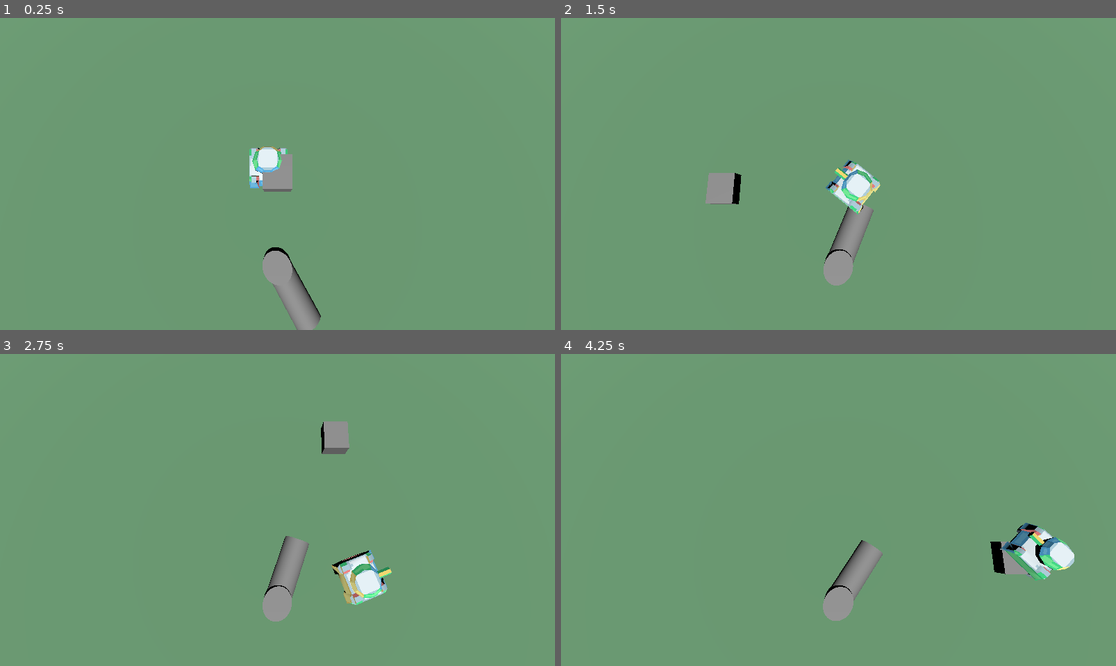
Above: before the commit, frames 1-4 (two rows, left to right).
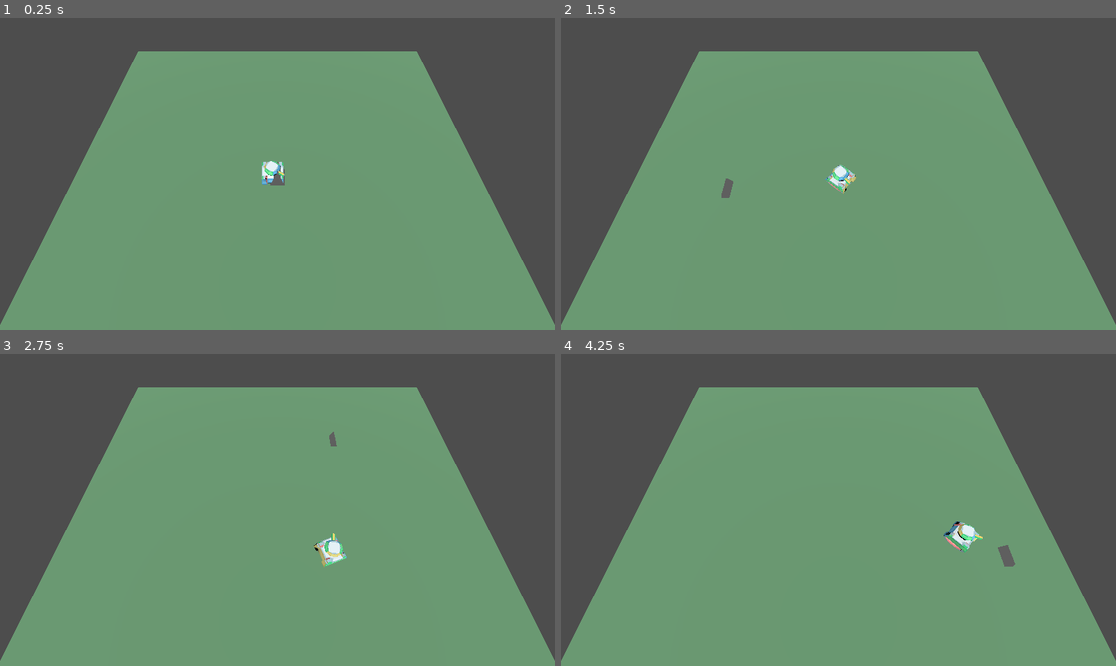
Above: after the commit, the same moments.

Repository: Skeleray/Tonks
Game: Godot game, scene res://MainTestScene.tscn
Two runs of this game, one before a commit and one after it. Both use one fixed random seed, a clock stepped at 60 frames per second and the inputs below.
Inputs (mouse positions are in pixels of both pictures, inside the frame that each line leads up to):
- Up to frame 1 (0.25 s): no input
- Up to frame 2 (1.5 s): tap Enter (ui_accept) at 0.5, 0.6, 0.77, 1.07, 1.35 s; move the mouse to (960, 158) at 0.52 s; hold D (right) 0.53-1.28 s; move the mouse to (727, 189) at 1.27 s; hold S (backward) from 1.28 s (still down)
- Up to frame 3 (2.75 s): tap Enter (ui_accept) at 1.52, 1.82, 2.1 s; move the mouse to (333, 441) at 2.02 s; release S (backward) at 2.03 s; hold D (right) from 2.03 s (still down)
- Up to frame 4 (4.25 s): move the mouse to (810, 572) at 2.77 s; release D (right) at 2.78 s; hold W (forward) 2.78-3.53 s; tap Enter (ui_accept) at 2.85, 3.02, 3.32, 3.6, 3.77, 4.07 s; move the mouse to (1005, 556) at 3.52 s; hold A (left) from 3.53 s (still down)

The runs differ from the first frame. In frame 1, 35% of the frame differs, in the area x 0-100%, y 0-100%; in frame 2, 35%; in frame 3, 36%; in frame 4, 36%, in the area x 0-100%, y 0-99%.

Commit message:
Reworked the tank controller to use acceleration     and velocity.
Added tank tower script to the tank and fixed some
    bugs regarding global position

Diff:
--- a/Character/Player.tscn
+++ b/Character/Player.tscn
@@ -1,15 +1,16 @@
-[gd_scene load_steps=5 format=3 uid="uid://de7mc0keiimy4"]
+[gd_scene load_steps=6 format=3 uid="uid://de7mc0keiimy4"]
 
 [ext_resource type="Script" path="res://Scripts/playerMover.gd" id="1_rg6gb"]
+[ext_resource type="PackedScene" uid="uid://brknc5konq6ak" path="res://Character/TankHead.tscn" id="2_4j75f"]
 [ext_resource type="PackedScene" uid="uid://b6xt2da4p8s3k" path="res://Models/TonkBody.gltf" id="2_nps53"]
-[ext_resource type="PackedScene" uid="uid://cdeq7h3mrl5lk" path="res://Models/TonkTurret.gltf" id="3_776ay"]
 
 [sub_resource type="CylinderShape3D" id="CylinderShape3D_ulg2b"]
 height = 0.5
 
+[sub_resource type="PrismMesh" id="PrismMesh_wveib"]
+
 [node name="Player" type="CharacterBody3D"]
 script = ExtResource("1_rg6gb")
-movement_speed = 4.0
 rotation_speed = 3.0
 metadata/_edit_group_ = true
 
@@ -18,10 +19,16 @@
 shape = SubResource("CylinderShape3D_ulg2b")
 
 [node name="Body" type="Node3D" parent="CollisionShape3D"]
-transform = Transform3D(-1, 0, 8.74228e-08, 0, 1, 0, -8.74228e-08, 0, -1, 0, 0, 0)
+
+[node name="TankHead" parent="CollisionShape3D/Body" node_paths=PackedStringArray("mesh") instance=ExtResource("2_4j75f")]
+transform = Transform3D(0.719909, 0, 0, 0, 0.761143, 0, 0, 0, 0.846271, 0, 0.265383, 0)
+rotation_speed = 4.0
+mesh = NodePath("../../../MeshInstance3D")
 
 [node name="TonkBody" parent="CollisionShape3D/Body" instance=ExtResource("2_nps53")]
-transform = Transform3D(1, 0, 0, 0, 1, 0, 0, 0, 1, 0, -0.251165, 0)
+transform = Transform3D(-1, 0, 8.74228e-08, 0, 1, 0, -8.74228e-08, 0, -1, 0, -0.251165, 0)
 
-[node name="TonkTower" parent="CollisionShape3D/Body" instance=ExtResource("3_776ay")]
-transform = Transform3D(1, 0, 0, 0, 1, 0, 0, 0, 1, 0, 0.267898, 0)
+[node name="MeshInstance3D" type="MeshInstance3D" parent="."]
+transform = Transform3D(0.719909, 0, 0, 0, 0.761143, 0, 0, 0, 0.846271, 0, 0.515566, 0)
+mesh = SubResource("PrismMesh_wveib")
+skeleton = NodePath("../CollisionShape3D/Body/TankHead")
--- a/Character/TankHead.tscn
+++ b/Character/TankHead.tscn
@@ -1,20 +1,11 @@
-[gd_scene load_steps=4 format=3 uid="uid://brknc5konq6ak"]
+[gd_scene load_steps=3 format=3 uid="uid://brknc5konq6ak"]
 
 [ext_resource type="Script" path="res://Character/tank_head.gd" id="1_6e5qn"]
-
-[sub_resource type="CylinderMesh" id="CylinderMesh_bgjw1"]
-
-[sub_resource type="CylinderMesh" id="CylinderMesh_4mu1e"]
+[ext_resource type="PackedScene" uid="uid://cdeq7h3mrl5lk" path="res://Models/TonkTurret.gltf" id="2_k5g0s"]
 
 [node name="TankHead" type="Node3D"]
 transform = Transform3D(0.719909, 0, 0, 0, 0.761143, 0, 0, 0, 0.846271, 0, 0, 0)
 script = ExtResource("1_6e5qn")
 
-[node name="MeshInstance3D" type="MeshInstance3D" parent="."]
-transform = Transform3D(1, 0, 0, 0, 0.694551, 0, 0, 0, 1, 0, 0, 0)
-mesh = SubResource("CylinderMesh_bgjw1")
-
-[node name="MeshInstance3D2" type="MeshInstance3D" parent="MeshInstance3D"]
-transform = Transform3D(0.999633, 0.0247627, -0.0158274, -0.0102625, -0.0294333, -1.43908, -0.0250743, 0.99926, -0.041996, 0, 0, 1)
-mesh = SubResource("CylinderMesh_4mu1e")
-skeleton = NodePath("../..")
+[node name="blockbench_export" parent="." instance=ExtResource("2_k5g0s")]
+transform = Transform3D(-1.38906, 0, -1.03304e-07, 0, 1.31381, 0, 1.21436e-07, 0, -1.18165, 0, 0, 0.0793088)
--- a/Character/tank_head.gd
+++ b/Character/tank_head.gd
@@ -28,15 +28,15 @@
 	if not result.is_empty() :
 			mouse_position_world = result["position"]
 			mesh.global_position = mouse_position_world
-			var current_tank_position := position
+			var current_tank_position := global_position
 			var target_delta :=  mouse_position_world - current_tank_position
-			var forward := basis.z
+			var forward := global_basis.z
 
 			var forward_angle_radians := atan2(forward.x,forward.z)
 			var target_angle_radians := atan2(target_delta.x, target_delta.z)
 			print_debug(target_angle_radians)
 			var new_angle := rotate_toward(forward_angle_radians,target_angle_radians,rotation_speed * delta)
-			rotation.y = new_angle
+			global_rotation.y = new_angle
 
 
 
--- a/MainTestScene.tscn
+++ b/MainTestScene.tscn
@@ -1,7 +1,6 @@
-[gd_scene load_steps=7 format=3 uid="uid://bsihik7j0mfaa"]
+[gd_scene load_steps=5 format=3 uid="uid://bsihik7j0mfaa"]
 
 [ext_resource type="PackedScene" uid="uid://de7mc0keiimy4" path="res://Character/Player.tscn" id="1_8qc77"]
-[ext_resource type="PackedScene" uid="uid://brknc5konq6ak" path="res://Character/TankHead.tscn" id="2_dmj2s"]
 
 [sub_resource type="PlaneMesh" id="PlaneMesh_nan84"]
 
@@ -10,8 +9,6 @@
 
 [sub_resource type="BoxShape3D" id="BoxShape3D_ijess"]
 size = Vector3(20, 1, 20)
-
-[sub_resource type="BoxMesh" id="BoxMesh_xdat7"]
 
 [node name="Node3D" type="Node3D"]
 
@@ -28,20 +25,12 @@
 shape = SubResource("BoxShape3D_ijess")
 
 [node name="Camera3D" type="Camera3D" parent="."]
-transform = Transform3D(1, 0, 0, 0, 0.173648, 0.984808, 0, -0.984808, 0.173648, 0, 5.923, 1.106)
+transform = Transform3D(1, 0, 0, 0, 0.454317, 0.89084, 0, -0.89084, 0.454317, 0, 8.99218, 4.44803)
 
 [node name="DirectionalLight3D" type="DirectionalLight3D" parent="."]
 transform = Transform3D(1, 0, 0, 0, 0.385793, 0.922585, 0, -0.922585, 0.385793, 0, 4.83579, 0)
 
 [node name="Player" parent="." instance=ExtResource("1_8qc77")]
-transform = Transform3D(1, 0, 0, 0, 1, 0, 0, 0, 1, -0.232438, 0.226787, -0.0160939)
-
-[node name="MeshInstance3D2" type="MeshInstance3D" parent="."]
-transform = Transform3D(0.719909, 0, 0, 0, 0.761143, 0, 0, 0, 0.846271, -0.00503969, -0.0230223, 2.5328)
-mesh = SubResource("BoxMesh_xdat7")
-skeleton = NodePath("../TankHead")
-
-[node name="TankHead" parent="." node_paths=PackedStringArray("mesh") instance=ExtResource("2_dmj2s")]
-transform = Transform3D(0.719909, 0, 0, 0, 0.761143, 0, 0, 0, 0.846271, -0.00503969, -0.0230223, 2.5328)
-rotation_speed = 2.0
-mesh = NodePath("../MeshInstance3D2")
+transform = Transform3D(1, 0, 0, 0, 1, 0, 0, 0, 1, -0.232438, 0.0125636, -0.0160939)
+acceleration_speed = 30.0
+maximum_speed = 4.0
--- a/Scripts/player.gd
+++ /dev/null
@@ -1,36 +0,0 @@
-extends CharacterBody3D
-
-
-const SPEED = 5.0
-const ROTATESPEED = 0.05
-
-@onready var body := $CollisionShape3D/Body
-
-
-func _physics_process(delta: float) -> void:
-	# Add the gravity.
-	if not is_on_floor():
-		velocity += get_gravity() * delta
-
-	# Handle jump.
-	# if Input.is_action_just_pressed("ui_accept") and is_on_floor():
-	# 	velocity.y = JUMP_VELOCITY
-
-	# Get the input direction and handle the movement/deceleration.
-	# As good practice, you should replace UI actions with custom gameplay actions.
-	var input_dir := Input.get_vector("left", "right", "forward", "backward")
-
-	var RotateTank = -input_dir.x
-	var MoveDirection = (body.transform.basis * Vector3(0, 0, input_dir.y)).normalized()
-
-	if RotateTank:
-		body.rotate_y(RotateTank * ROTATESPEED)
-
-	if MoveDirection:
-		velocity.x = MoveDirection.x * SPEED
-		velocity.z = MoveDirection.z * SPEED
-	else:
-		velocity.x = move_toward(velocity.x, 0, SPEED)
-		velocity.z = move_toward(velocity.z, 0, SPEED)
-
-	move_and_slide()
--- a/Scripts/playerMover.gd
+++ b/Scripts/playerMover.gd
@@ -1,15 +1,43 @@
 extends "res://Scripts/tankController.gd"
 
+#var tankRotation = float
+
+var body
+
+@export var dampening: float = 0.2
+
+var rot = 0
+
+func  _ready() -> void:
+	body = get_node("CollisionShape3D/Body")
+
 func control(delta):
-	var rot_dir = 0
+
+	var inputVector = getInput() # X sideways, Y forward and back
+
+	rot += rotation_speed * -inputVector.x * delta
+	body.set_rotation(Vector3(0,rot,0))
+
+	velocity = velocity.move_toward(Vector3.ZERO,dampening)
+
+	if inputVector.y:
+		var forwardVelocity = velocity.rotated(Vector3.UP, rot).y
+		forwardVelocity += acceleration_speed * inputVector.y * delta
+		forwardVelocity = clampf(forwardVelocity, -maximum_speed, maximum_speed)
+		velocity += Vector3(0,0,forwardVelocity).rotated(Vector3.UP, rot)
+
+	if velocity.length() > maximum_speed:
+		velocity = velocity.normalized() * maximum_speed
+
+
+func getInput():
+	var inputVector = Vector2.ZERO
 	if Input.is_action_pressed("right"):
-		rot_dir -= 1
+		inputVector.x += 1
 	if Input.is_action_pressed("left"):
-		rot_dir += 1
-	rotation.y += rotation_speed * rot_dir * delta
-
-	velocity = Vector3()
+		inputVector.x -= 1
 	if Input.is_action_pressed("forward"):
-		velocity = Vector3(0, 0, movement_speed).rotated(Vector3.UP,rotation.y)
+		inputVector.y += 1
 	if Input.is_action_pressed("backward"):
-		velocity = Vector3(0, 0, -movement_speed).rotated(Vector3.UP,rotation.y)
+		inputVector.y -= 1
+	return inputVector
--- a/Scripts/tankController.gd
+++ b/Scripts/tankController.gd
@@ -2,8 +2,13 @@
 
 # signal health_change
 
-@export var movement_speed: float = 1
+@export var acceleration_speed: float = 1
+@export var maximum_speed: float = 1
 @export var rotation_speed: float = 1
+@export var tank_width: float = 1
+
+
+
 
 func control(delta):
 	pass
